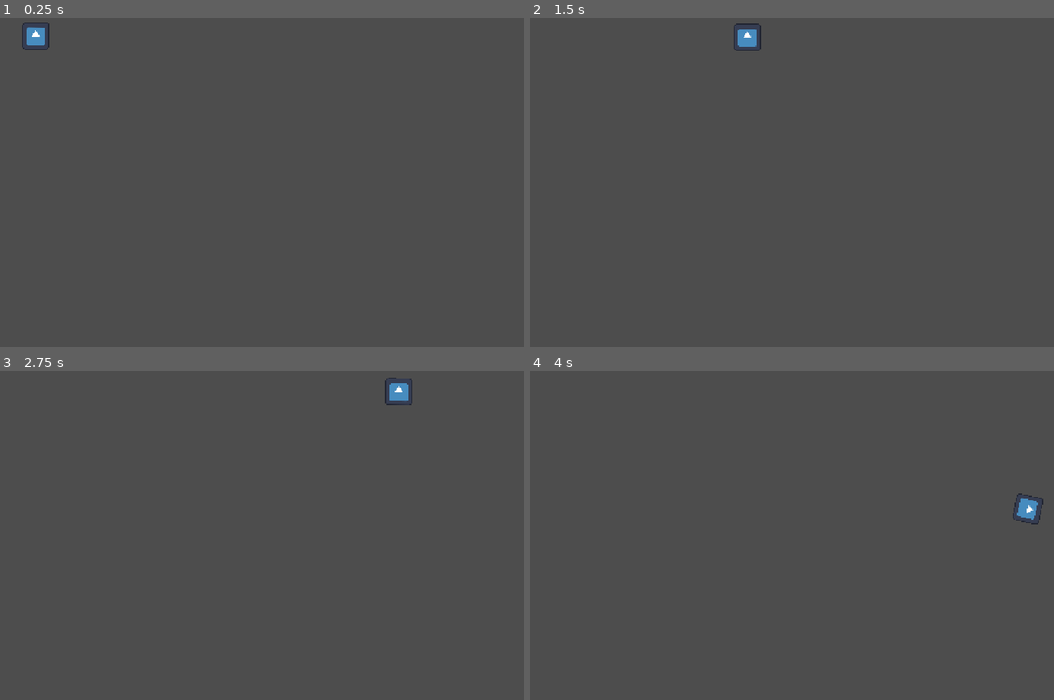
Above: before the commit, frames 1-4 (two rows, left to right).
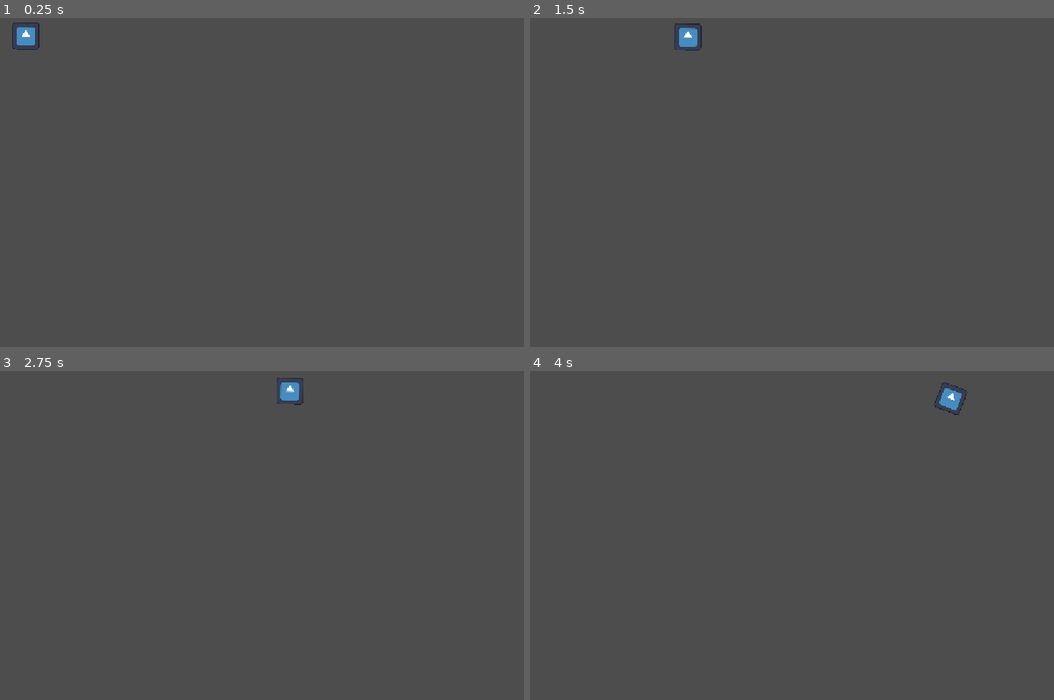
Above: after the commit, the same moments.

Repository: Enrobso963/fusion-td
Game: Godot game, scene res://Scenes/level.tscn
Same seed, same stepped clock (60 frames per second), same inputs: the game is played once before the commit and once after it. This scene is started directly instead of the project's main scene. The engine's default icon, where the game draws it, is replaced by a stand-in: a white triangle on a blue panel in a dark square.
Inputs:
- Up to frame 1 (0.25 s): no input
- Up to frame 2 (1.5 s): no input
- Up to frame 3 (2.75 s): no input
- Up to frame 4 (4 s): no input

The runs differ from the first frame. In frame 1, 0.3% of the frame differs, in the area x 2-10%, y 1-10%; in frame 2, 0.5%, in the area x 27-45%, y 1-10%; in frame 3, 0.5%; in frame 4, 0.5%.

Commit message:
Spawn enemy from code

Diff:
--- a/Scenes/level.tscn
+++ b/Scenes/level.tscn
@@ -1,6 +1,6 @@
 [gd_scene format=3 uid="uid://ci70r5rclv8u1"]
 
-[ext_resource type="PackedScene" uid="uid://cwm0u2k66g8t7" path="res://Scenes/enemy.tscn" id="1_tumq0"]
+[ext_resource type="Script" uid="uid://dk4cyf34i4awq" path="res://Scripts/level.gd" id="1_tumq0"]
 
 [sub_resource type="Curve2D" id="Curve2D_81xng"]
 _data = {
@@ -9,10 +9,7 @@
 point_count = 11
 
 [node name="Level" type="Node2D" unique_id=206611983]
+script = ExtResource("1_tumq0")
 
 [node name="Path2D" type="Path2D" parent="." unique_id=1022474262]
 curve = SubResource("Curve2D_81xng")
-
-[node name="PathFollow2D" parent="Path2D" unique_id=975260691 instance=ExtResource("1_tumq0")]
-position = Vector2(-1, 58)
-speed = 275.0
--- /dev/null
+++ b/Scripts/level.gd
@@ -0,0 +1,14 @@
+extends Node2D
+
+const ENEMY = preload("res://Scenes/enemy.tscn")
+
+@onready var path_2d: Path2D = $Path2D
+
+
+func _ready() -> void:
+	var enemy = ENEMY.instantiate()
+	path_2d.add_child(enemy)
+
+
+func _process(delta: float) -> void:
+	pass
Not shown, added: Scripts/level.gd.uid
